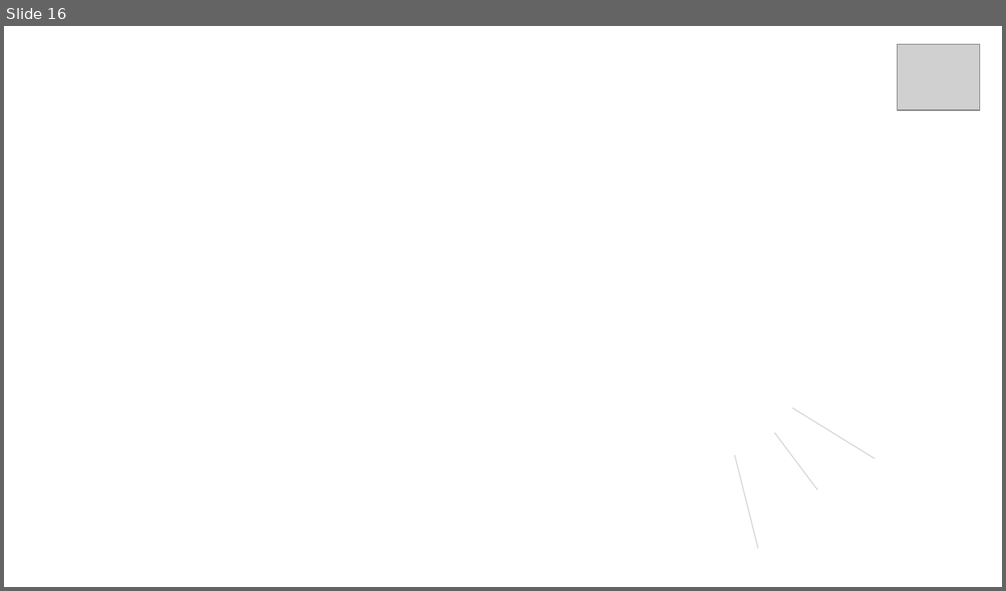
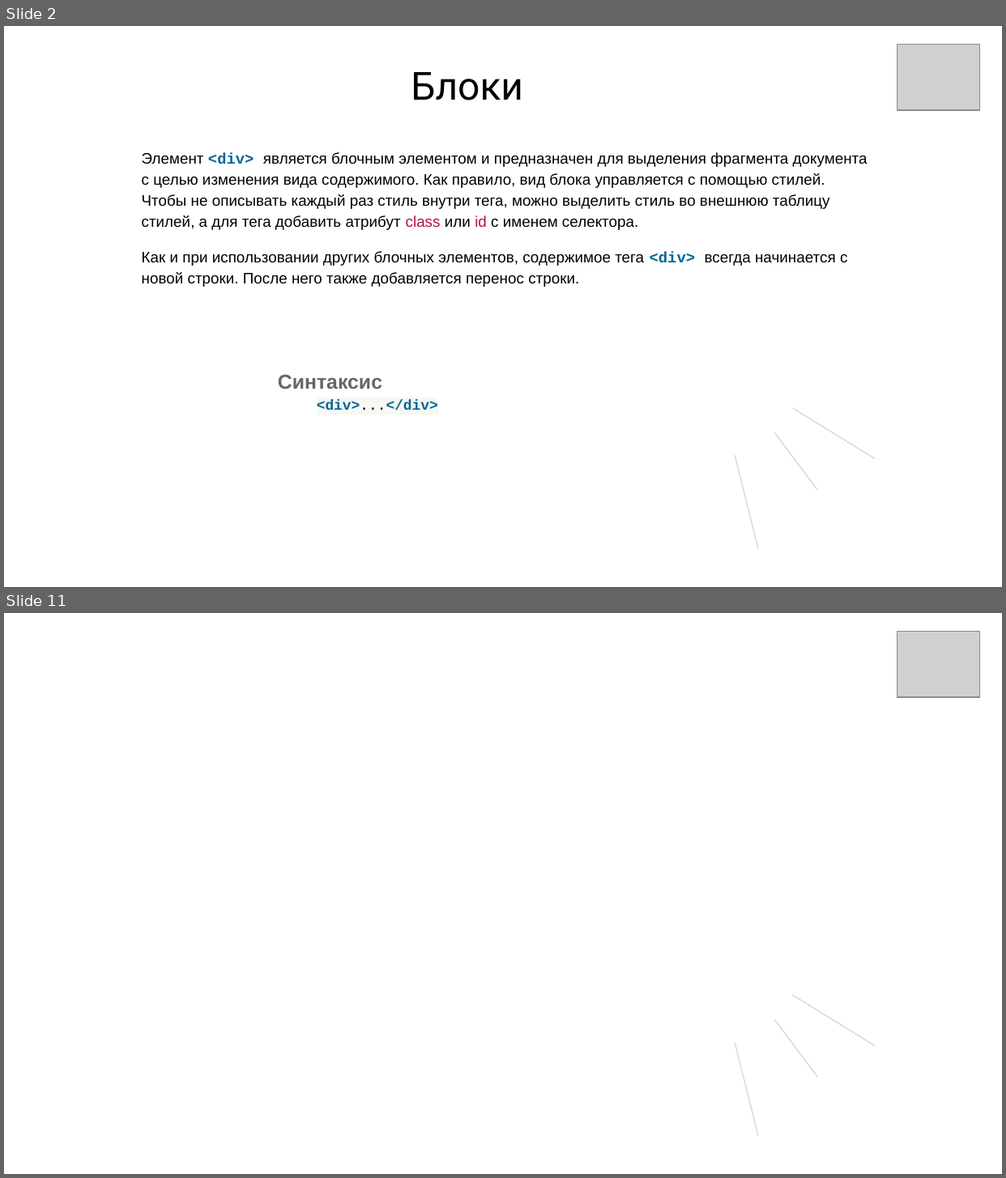
Before and after one commit to mhasilau/wb9, a slide deck: WEB - технологии.pptx. Shown one above the other, each under a label of ours: slide 16 before the commit, slides 2 and 11 after it; the slides between them are not shown. The pictures are 1006x591 and 1006x1178 pixels, drawn with LibreOffice and Linux fonts; fonts in the diff are those of the drawing; grey boxes stand for pictures; background and template pictures are left out. Boxes give left, top, right and bottom in pixels: in the first picture for what was removed or moved away, otherwise in the second. Text is boxed around its words. In the diff, an @@ line names an element or a change of style, - is before the commit and + after.

Commit message:
upd ppt

```diff
--- a/WEB - технологии.pptx
+++ b/WEB - технологии.pptx
@@ slide 2 added at box(4, 26, 1002, 587), background picture (left out) @@
@@ picture added at box(897, 44, 980, 109) @@
@@ text added at box(411, 72, 523, 101), 28 pt, text #000000 @@
+Блоки
@@ text added at box(142, 152, 867, 287), 11 pt, text #000000 @@
+Элемент <div> является блочным элементом и предназначен для выделения фрагмента документа с целью изменения вида содержимого. Как правило, вид блока управляется с помощью стилей. Чтобы не описывать каждый раз стиль внутри тега, можно выделить стиль во внешнюю таблицу стилей, а для тега добавить атрибут class или id с именем селектора.
+Как и при использовании других блочных элементов, содержимое тега <div> всегда начинается с новой строки. После него также добавляется перенос строки.
@@ text added at box(278, 374, 438, 411), 10.5 pt, text #006699, bold @@
+Синтаксис
+<div>...</div>
@@ freeform shape added at box(792, 408, 874, 459), outline #CFD8DC 0.75 pt @@
@@ freeform shape added at box(774, 433, 817, 490), outline #CFD8DC 0.75 pt @@
@@ freeform shape added at box(735, 455, 757, 549), outline #CFD8DC 0.75 pt @@
@@ what was slide 16 is now slide 11 @@
```
Also in this commit, not shown: 2 slides changed, 7 other slides added, 13 slides removed.
